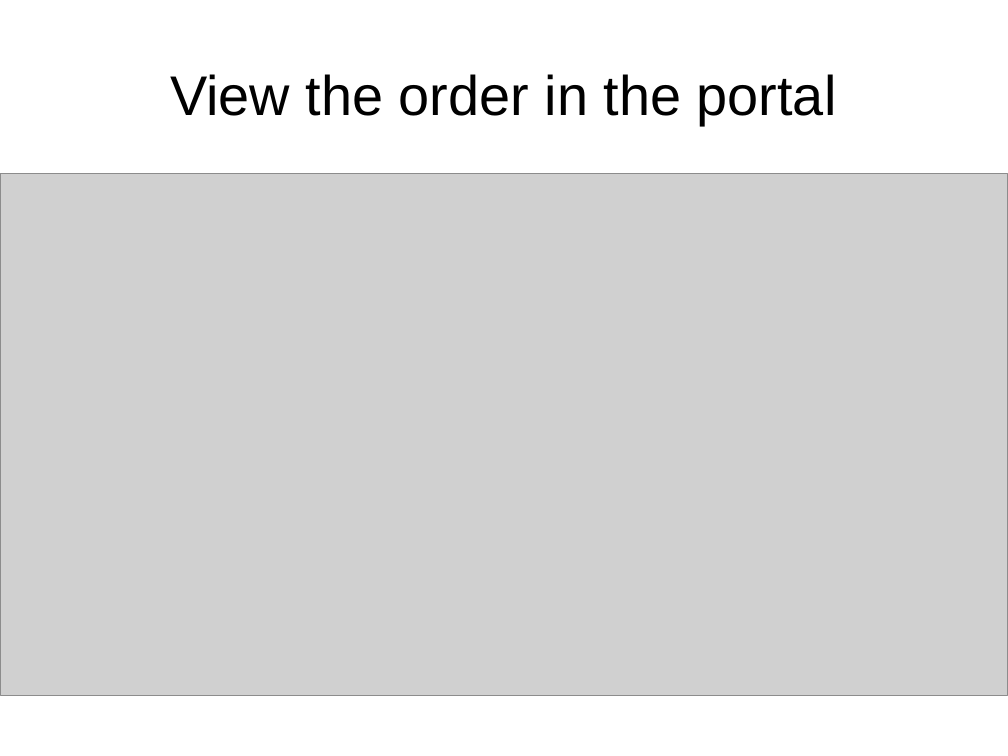
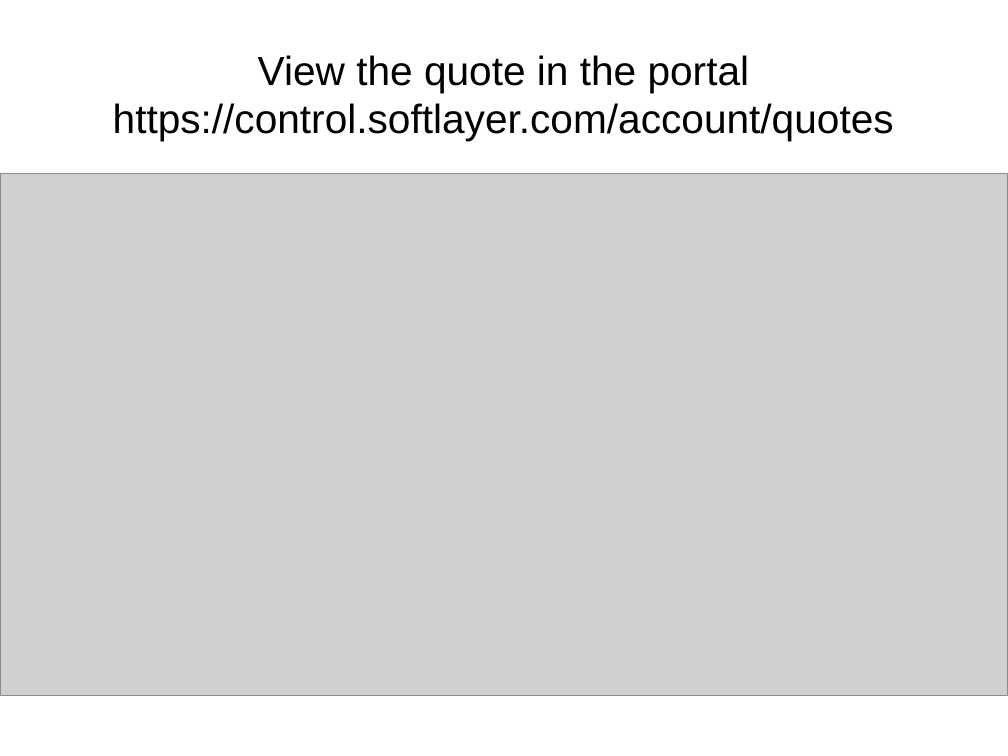
Before and after one commit to ewann/slquotecli, a slide deck: slide 7 of walkthrough-quick.odp. Drawn at 1008x756 pixels with LibreOffice and Linux fonts; fonts in the diff are those of the drawing; grey boxes stand for pictures. Boxes give left, top, right and bottom in pixels: in the first picture for what was removed or moved away, otherwise in the second. Text is boxed around its words. In the diff, an @@ line names an element or a change of style, - is before the commit and + after.

```diff
--- a/walkthrough-quick.odp
+++ b/walkthrough-quick.odp
@@ title at [113,55,894,141]: text changed; size 44 to 32 pt @@
-View the order in the portal
+View the quote in the portal
+https://control.softlayer.com/account/quotes
```
Also in this commit, not shown: 1 slide added, 3 other files.
